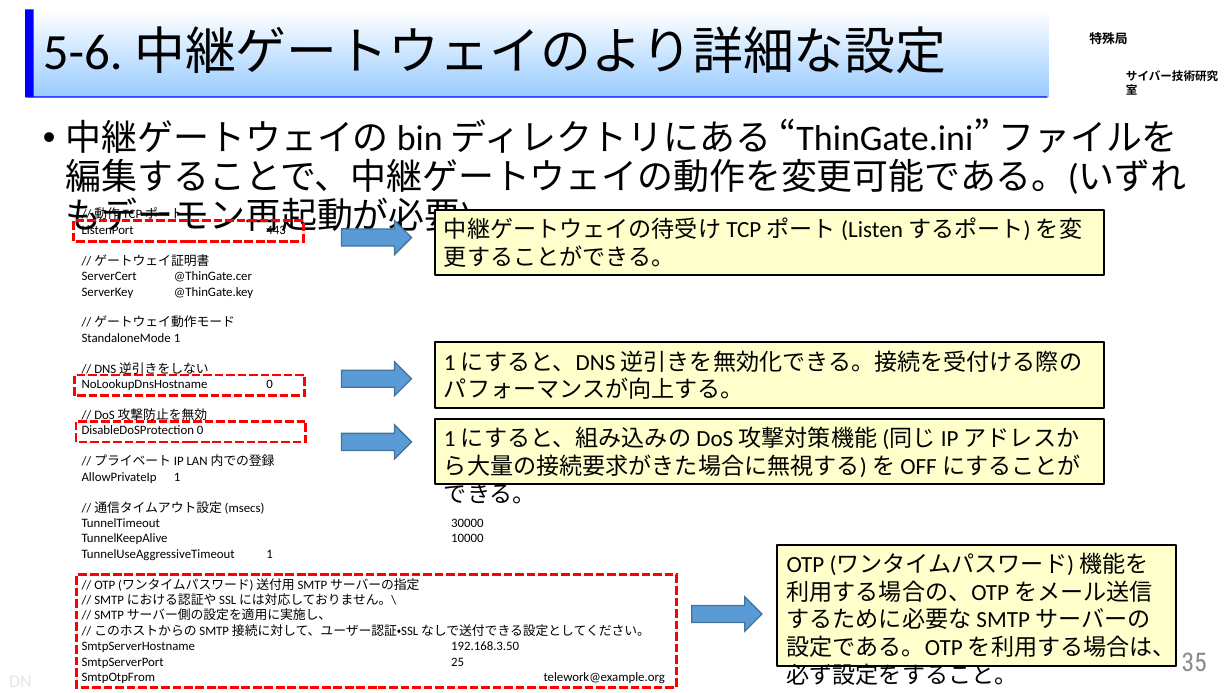
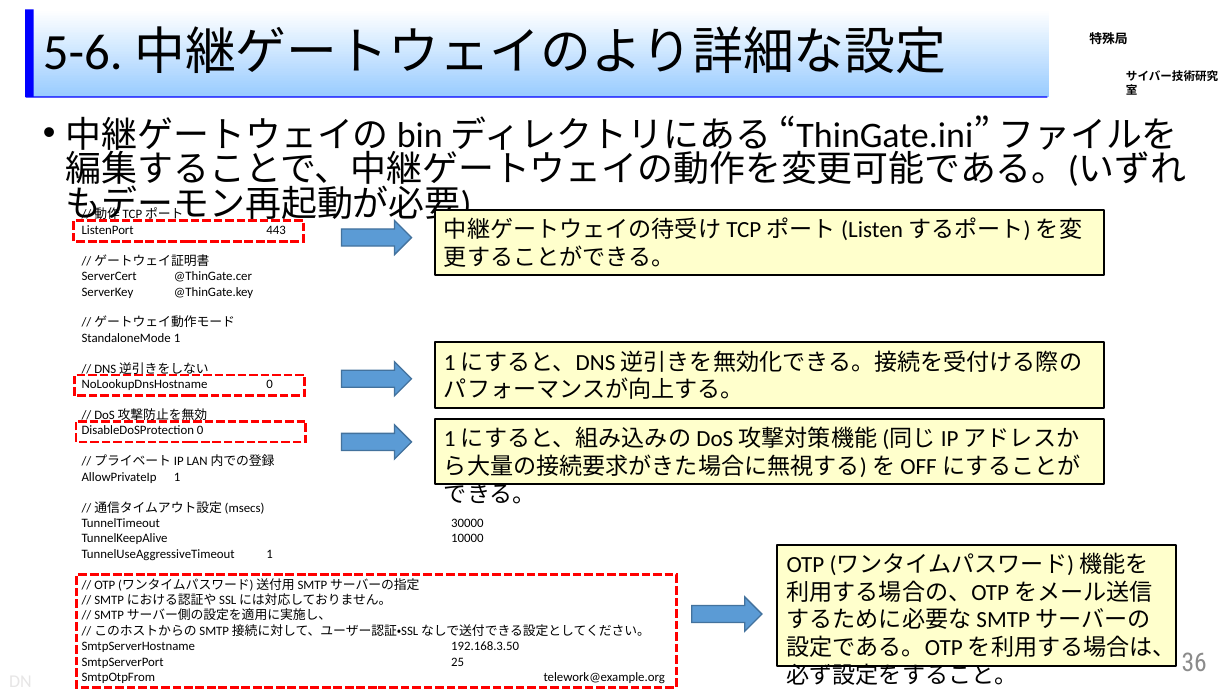
Before and after one commit to IPA-CyberLab/IPA-DN-Docs, a slide deck: slide 36 of Docs/ThinTeleworkSystem/ja/SystemManual/210916 beta8preview2/ThinTele 構築マニュアル (スタンドアロン版).pptx (slide 35 before the commit). Drawn at 1232x693 pixels with LibreOffice and Linux fonts; fonts in the diff are those of the drawing; background and template pictures are left out. Boxes give left, top, right and bottom in pixels: in the first picture for what was removed or moved away, otherwise in the second. Text is boxed around its words. In the diff, an @@ line names an element or a change of style, - is before the commit and + after.

```diff
--- a/Docs/ThinTeleworkSystem/ja/SystemManual/210916 beta8preview2/ThinTele 構築マニュアル (スタンドアロン版).pptx
+++ b/Docs/ThinTeleworkSystem/ja/SystemManual/210916 beta8preview2/ThinTele 構築マニュアル (スタンドアロン版).pptx
@@ text "中継ゲートウェイの bin ディレクトリにある “ThinGate.ini” ファイルを編集することで、中継ゲートウェイ ..." at bbox=[66, 115, 1186, 225]: line spacing 0.9 to 0.8 @@
@@ text at bbox=[94, 593, 391, 609]: text changed @@
-// SMTP における認証や SSL には対応しておりません。\
+// SMTP における認証や SSL には対応しておりません。
@@ page number at bbox=[1182, 652, 1207, 671]: text changed @@
-35
+36
```
Also in this commit, not shown: 11 other slides changed, 1 slide added.
